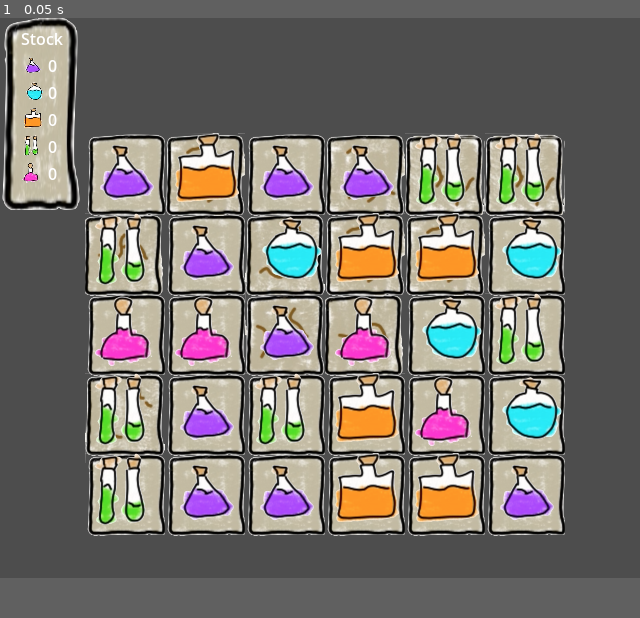
Above: before the commit, frame 1.
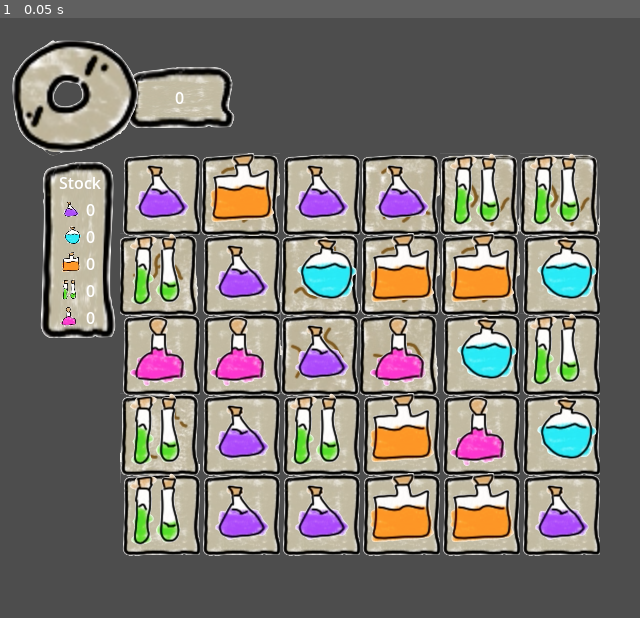
Above: after the commit, the same moment.

Repository: cncarey/PirateSoftwareJam15
Game: Godot game, scene res://Scenes/MainShop.tscn
The game is run twice, just before and just after one commit, with the same random seed, the same clock (stepped at 60 frames per second) and the same inputs. The project has no main scene, so this scene is started directly.
Inputs:
- Up to frame 1 (0.05 s): no input
In our replay, the window is 640x560 before the commit and 640x600 after it. These sizes can differ from the game's own. Grey fills any space a smaller window leaves; there, only what the larger window draws over its background counts as a difference.

The runs differ from the first frame. In frame 1, 54% of the frame differs, in the area x 0-94%, y 0-90%.

Commit message:
#2 coins UI and manager #1 slide in new potions

Diff:
--- a/Global.gd
+++ b/Global.gd
@@ -4,6 +4,18 @@
 func _ready():
 	pass
 
+@export var coins = 0:
+	set(value):
+		coins = maxi(0, value)
+		coins_changed.emit(coins)
+	get:
+		return coins
+func tryTakeCoins(dec: int) -> bool:
+	if coins - dec < 0:
+		return false
+	else:
+		coins -= dec
+		return true
 #purple
 @export var purple = 0 :
 	set(value):
@@ -74,8 +86,9 @@
 		pink -= dec
 		return true
 
-signal purple_changed(ammo)
-signal blue_changed(ammo)
-signal orange_changed(ammo)
-signal green_changed(ammo)
-signal pink_changed(ammo)
+signal coins_changed(coins)
+signal purple_changed(p)
+signal blue_changed(b)
+signal orange_changed(o)
+signal green_changed(g)
+signal pink_changed(p)
--- a/Scenes/MainShop.tscn
+++ b/Scenes/MainShop.tscn
@@ -1,17 +1,35 @@
-[gd_scene load_steps=3 format=3 uid="uid://c1sm4f0hdd0g6"]
+[gd_scene load_steps=4 format=3 uid="uid://c1sm4f0hdd0g6"]
 
 [ext_resource type="Script" path="res://Scenes/grid.gd" id="1_8rfly"]
 [ext_resource type="PackedScene" uid="uid://8iu0ai5gbim8" path="res://UI/stock_ui.tscn" id="1_xwje5"]
+[ext_resource type="PackedScene" uid="uid://ccaa434x3bi5y" path="res://UI/coin_ui.tscn" id="3_8k7vs"]
 
 [node name="GameWindow" type="Node2D"]
-
-[node name="StockUI" parent="." instance=ExtResource("1_xwje5")]
 
 [node name="grid" type="Node2D" parent="."]
 script = ExtResource("1_8rfly")
 width = 6
 height = 5
-xStart = 125
-yStart = 480
+xStart = 160
+yStart = 500
 xOffset = 80
 yOffeset = 80
+
+[node name="CanvasLayer" type="CanvasLayer" parent="."]
+
+[node name="MarginContainer" type="MarginContainer" parent="CanvasLayer"]
+offset_right = 40.0
+offset_bottom = 40.0
+
+[node name="VBoxContainer" type="VBoxContainer" parent="CanvasLayer/MarginContainer"]
+layout_mode = 2
+theme_override_constants/separation = -16
+
+[node name="CoinUI" parent="CanvasLayer/MarginContainer/VBoxContainer" instance=ExtResource("3_8k7vs")]
+layout_mode = 2
+theme_override_constants/margin_left = -5
+
+[node name="StockUI" parent="CanvasLayer/MarginContainer/VBoxContainer" instance=ExtResource("1_xwje5")]
+layout_mode = 2
+size_flags_horizontal = 4
+size_flags_vertical = 3
--- a/Scenes/grid.gd
+++ b/Scenes/grid.gd
@@ -33,18 +33,27 @@
 func spawnPotions():
 	for w in width:
 		for h in height:
-			var p = potion.instantiate()
-			var bg = backGround.instantiate()
-			add_child(bg)
-			add_child(p)
-			var loops = 0
-			while (checkForMatch(w, h, p.curPotionType) && loops < 100):
-				p.newPotionType()
-				loops += 1
-			bg.global_position = gridToPixel(w, h)
-			p.global_position = gridToPixel(w, h)
-			p.z_index = 100
-			potions[w][h] = p
+			initPotion(w, h)
+
+func initPotion(w: int, h: int, moveToPosition: bool = false):
+	var p = potion.instantiate()
+	var bg = backGround.instantiate()
+	add_child(bg)
+	add_child(p)
+	var loops = 0
+	while (checkForMatch(w, h, p.curPotionType) && loops < 100):
+		p.newPotionType()
+		loops += 1
+	bg.global_position = gridToPixel(w, h)
+
+	if moveToPosition:
+		p.global_position = gridToPixel(w, h + yOffeset)
+		p.move(gridToPixel(w, h))
+	else:
+		p.global_position = gridToPixel(w, h)
+
+	p.z_index = 100
+	potions[w][h] = p
 
 func checkForMatch( column: int, row: int, potionType: int) -> bool:
 	var left = column - 1
@@ -173,3 +182,12 @@
 						potions[w][h] = potions[w][k]
 						potions[w][k] = null
 						break
+	await get_tree().create_timer(.3).timeout
+	fillEmpty()
+
+func fillEmpty():
+	for w in width:
+		for h in height:
+			if potions[w][h] == null:
+				initPotion(w, h, true)
+	pass
--- /dev/null
+++ b/UI/coin_ui.gd
@@ -0,0 +1,13 @@
+extends MarginContainer
+
+@onready var coin_count = %CoinCount
+
+# Called when the node enters the scene tree for the first time.
+func _ready():
+	updateCoins(Global.coins)
+
+	Global.coins_changed.connect(updateCoins)
+	pass # Replace with function body.
+
+func updateCoins(count: int):
+	coin_count.text = str(count)
--- /dev/null
+++ b/UI/coin_ui.tscn
@@ -0,0 +1,53 @@
+[gd_scene load_steps=5 format=3 uid="uid://ccaa434x3bi5y"]
+
+[ext_resource type="Script" path="res://UI/coin_ui.gd" id="1_48uo7"]
+[ext_resource type="Texture2D" uid="uid://q7lgopk72l3c" path="res://Assets/alchemyArt.png" id="1_r6sbb"]
+
+[sub_resource type="AtlasTexture" id="AtlasTexture_tpfx5"]
+atlas = ExtResource("1_r6sbb")
+region = Rect2(803, 183, 160, 161)
+
+[sub_resource type="AtlasTexture" id="AtlasTexture_ia1vf"]
+atlas = ExtResource("1_r6sbb")
+region = Rect2(1280, 0, 160, 160)
+
+[node name="CoinUI" type="MarginContainer"]
+offset_right = 160.0
+offset_bottom = 160.0
+size_flags_horizontal = 3
+size_flags_vertical = 3
+script = ExtResource("1_48uo7")
+
+[node name="MarginContainer" type="MarginContainer" parent="."]
+layout_mode = 2
+size_flags_horizontal = 8
+size_flags_vertical = 4
+theme_override_constants/margin_left = 0
+theme_override_constants/margin_top = 5
+theme_override_constants/margin_right = -80
+theme_override_constants/margin_bottom = 5
+
+[node name="NinePatchRect" type="NinePatchRect" parent="MarginContainer"]
+layout_mode = 2
+texture = SubResource("AtlasTexture_tpfx5")
+patch_margin_left = 15
+patch_margin_top = 14
+patch_margin_right = 12
+patch_margin_bottom = 11
+
+[node name="MarginContainer" type="MarginContainer" parent="MarginContainer"]
+layout_mode = 2
+theme_override_constants/margin_left = 50
+theme_override_constants/margin_top = 19
+theme_override_constants/margin_right = 50
+theme_override_constants/margin_bottom = 19
+
+[node name="CoinCount" type="Label" parent="MarginContainer/MarginContainer"]
+unique_name_in_owner = true
+layout_mode = 2
+text = "00"
+horizontal_alignment = 2
+
+[node name="CoinIcon" type="TextureRect" parent="."]
+layout_mode = 2
+texture = SubResource("AtlasTexture_ia1vf")
--- a/UI/stock_ui.gd
+++ b/UI/stock_ui.gd
@@ -1,4 +1,4 @@
-extends Control
+extends MarginContainer
 
 @onready var purple_count = %PurpleCount
 @onready var blue_count = %BlueCount
--- a/UI/stock_ui.tscn
+++ b/UI/stock_ui.tscn
@@ -27,19 +27,11 @@
 atlas = ExtResource("1_fjrp3")
 region = Rect2(650, 0, 160, 160)
 
-[node name="StockUI" type="Control"]
-layout_mode = 3
-anchors_preset = 15
-anchor_right = 1.0
-anchor_bottom = 1.0
-grow_horizontal = 2
-grow_vertical = 2
+[node name="StockUI" type="MarginContainer"]
 script = ExtResource("1_debrp")
 
 [node name="NinePatchRect" type="NinePatchRect" parent="."]
-layout_mode = 0
-offset_right = 80.0
-offset_bottom = 192.0
+layout_mode = 2
 texture = SubResource("AtlasTexture_vrwxp")
 patch_margin_left = 15
 patch_margin_top = 14
@@ -48,12 +40,10 @@
 
 [node name="MarginContainer" type="MarginContainer" parent="."]
 layout_mode = 2
-offset_right = 56.0
-offset_bottom = 172.0
 theme_override_constants/margin_left = 21
 theme_override_constants/margin_top = 9
-theme_override_constants/margin_right = 7
-theme_override_constants/margin_bottom = 0
+theme_override_constants/margin_right = 15
+theme_override_constants/margin_bottom = 9
 
 [node name="VBoxContainer" type="VBoxContainer" parent="MarginContainer"]
 layout_mode = 2
--- a/project.godot
+++ b/project.godot
@@ -21,7 +21,7 @@
 [display]
 
 window/size/viewport_width=640
-window/size/viewport_height=560
+window/size/viewport_height=600
 window/stretch/mode="canvas_items"
 
 [input]
Binary file changed: Assets/alchemyArt.png
